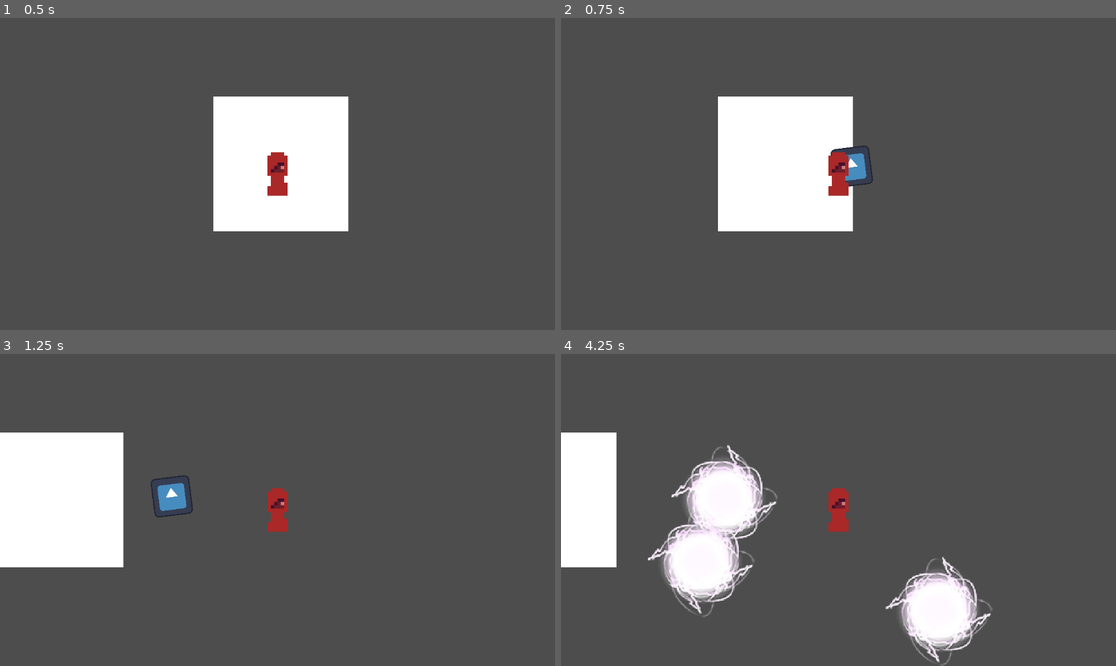
Above: before the commit, frames 1-4 (two rows, left to right).
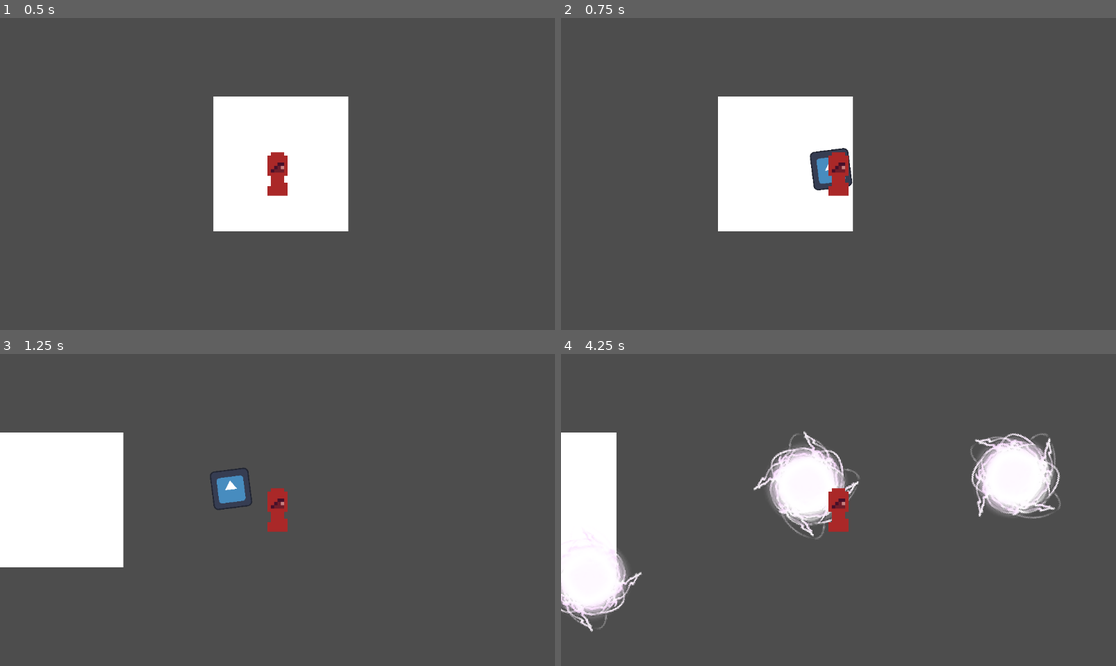
Above: after the commit, the same moments.

Repository: taborlin99/WizardStuff
Game: Godot game, scene res://scenes/main/main.tscn
Two runs of this game, one before a commit and one after it. Both use one fixed random seed, a clock stepped at 60 frames per second and the inputs below. The engine's default icon, where the game draws it, is replaced by a stand-in: a white triangle on a blue panel in a dark square.
Inputs (mouse positions are in pixels of both pictures, inside the frame that each line leads up to):
- Up to frame 1 (0.5 s): no input
- Up to frame 2 (0.75 s): tap Enter at 0.5 s; move the mouse to (960, 158) at 0.52 s; hold D (move_right) from 0.53 s (still down); click (960, 158) at 0.6 s
- Up to frame 3 (1.25 s): keep holding D (move_right)
- Up to frame 4 (4.25 s): move the mouse to (727, 525) at 1.27 s; release D (move_right) at 1.28 s; hold S (move_down) 1.28-2.03 s; click (727, 525) at 1.35 s; move the mouse to (894, 441) at 2.02 s; hold D (move_right) 2.03-2.78 s; click (894, 441) at 2.1 s; move the mouse to (810, 572) at 2.77 s; hold W (move_up) 2.78-3.53 s; click (810, 572) at 2.85 s; move the mouse to (1005, 556) at 3.52 s; hold A (move_left) from 3.53 s (still down); click (1005, 556) at 3.6 s

Frame 1 is identical in both runs. In frame 2, 0.8% of the frame differs, in the area x 44-57%, y 40-56%; in frame 3, 1.0%; in frame 4, 17%, in the area x 0-91%, y 24-100%.

Commit message:
Spell_tweaking
modified spell system, added more functions to spell_entity class

Diff:
--- a/scenes/player/player.gd
+++ b/scenes/player/player.gd
@@ -3,22 +3,22 @@
 @onready var direction : Vector2 = Vector2.ZERO
 
 func player_movement():
-	var direction : Vector2 = Input.get_vector("move_left", "move_right", "move_up", "move_down")
+	direction = Input.get_vector("move_left", "move_right", "move_up", "move_down")
 	velocity = velocity.move_toward(direction * max_speed, acceleration)
 	move_and_slide()
 
 func _process(delta):
-
 	cast_spell_chain()
 	player_movement()
 
 func get_spell_array():
-	var spell_array = ["bolt", "bomb", "slash"]
+	var spell_array = ["bolt", "bomb", "bolt"]
 	return spell_array
 
 func cast_spell_chain():
 	var spell_array = get_spell_array()
 	if Input.is_action_just_pressed("click"):
-		var sp1 = load_spell(spell_array, 0)
-		sp1.global_position = self.global_position
-		sp1.rotation = get_angle_to(get_global_mouse_position())
+		var spell = load_spell(spell_array, 0)
+		spell.global_position = self.global_position
+		spell.rotation = get_angle_to(get_global_mouse_position())
+		spell.init()
--- a/scenes/spells/bolt/bolt.gd
+++ b/scenes/spells/bolt/bolt.gd
@@ -1,25 +1,7 @@
 extends Projectile
 
-func _ready():
-	pass
 
 func _physics_process(delta):
-	local_rotation = Vector2.RIGHT.rotated(rotation)
-	velocity = velocity.move_toward(local_rotation * max_speed, acceleration)
+	standard_movement()
 	move_and_slide()
-	lifetime -= delta
-	if lifetime <= delta:
-		projectile_expired()
-
-func projectile_expired():
-	print("free")
-	if index < spell_array.size():
-		cast_spell_chain()
-	print(index)
-	print(spell_array.size())
-	queue_free()
-
-func cast_spell_chain():
-	var sp1 = load_spell(spell_array, index + 1)
-	sp1.global_position = self.global_position
-	print("test")
+	track_lifetime(delta)
--- a/scenes/spells/bolt/bolt.tscn
+++ b/scenes/spells/bolt/bolt.tscn
@@ -7,13 +7,13 @@
 
 [node name="Bolt" type="CharacterBody2D"]
 script = ExtResource("1_cro2u")
-initial_speed = 10.0
-max_speed = 30.0
-acceleration = 3.0
-lifetime = 2.0
+initial_speed = 100.0
+max_speed = 60.0
+acceleration = 1.0
+lifetime = 1.0
 
 [node name="Sprite2D" type="Sprite2D" parent="."]
-position = Vector2(16, 9.53674e-07)
+position = Vector2(-1.90735e-06, -1.13687e-13)
 scale = Vector2(0.09, 0.09)
 texture = ExtResource("2_qaobx")
 
--- a/scenes/spells/bomb/bomb.gd
+++ b/scenes/spells/bomb/bomb.gd
@@ -1,18 +1,7 @@
 extends Projectile
 
-func _ready():
-	pass
 
 func _physics_process(delta):
-	local_rotation = Vector2.RIGHT.rotated(rotation)
-	velocity = velocity.move_toward(local_rotation * max_speed, acceleration)
+	standard_movement()
 	move_and_slide()
-
-	lifetime -= delta
-	if lifetime <= delta:
-		projectile_expired()
-
-func projectile_expired():
-	print("free")
-
-	queue_free()
+	track_lifetime(delta)
--- a/scenes/spells/bomb/bomb.tscn
+++ b/scenes/spells/bomb/bomb.tscn
@@ -6,11 +6,11 @@
 [sub_resource type="CircleShape2D" id="CircleShape2D_yv147"]
 
 [node name="Bomb" type="CharacterBody2D"]
-position = Vector2(7, 0)
+position = Vector2(13, 0)
 script = ExtResource("1_3i2o3")
-max_speed = 10.0
-acceleration = 10.0
-lifetime = 5.0
+initial_speed = 50.0
+acceleration = 0.5
+lifetime = 3.0
 
 [node name="Sprite2D" type="Sprite2D" parent="."]
 scale = Vector2(0.333333, 0.333333)
--- a/scenes/spells/slash/slash.gd
+++ b/scenes/spells/slash/slash.gd
@@ -2,26 +2,3 @@
 
 func _ready():
 	pass
-
-func _physics_process(delta):
-	local_rotation = Vector2.RIGHT.rotated(rotation)
-	velocity = velocity.move_toward(local_rotation * max_speed, acceleration)
-	move_and_slide()
-
-	lifetime -= delta
-	if lifetime <= delta:
-		projectile_expired()
-
-func projectile_expired():
-	print("free")
-	queue_free()
-
-func get_spell_array():
-	var spell_array = ["bolt", "bolt", "bolt"]
-	return spell_array
-
-func cast_spell_chain():
-	var spell_array = get_spell_array()
-	var sp1 = load_spell(spell_array[1])
-	sp1.global_position = self.global_position
-	sp1.rotation = self.rotation
--- a/scripts/entities/entity.gd
+++ b/scripts/entities/entity.gd
@@ -45,7 +45,8 @@
 func load_spell(spell_array, index):
 	var scene = load("res://scenes/spells/" + spell_array[index] + "/" + spell_array[index] + ".tscn")
 	var scenenode = scene.instantiate()
-	scenenode.index = index
+	scenenode.index = index + 1
 	scenenode.spell_array = spell_array
 	get_node("/root").add_child(scenenode)
+	print(index)
 	return scenenode
--- a/scripts/entities/projectileentity.gd
+++ b/scripts/entities/projectileentity.gd
@@ -1,10 +1,10 @@
 extends CharacterBody2D
 class_name Projectile
 
+var spell_ready : bool
 @onready var index : int
 @onready var spell_array : Array
 @onready var local_rotation : Vector2
-
 @export var initial_speed : float
 @export var max_speed : float
 @export var acceleration : float
@@ -17,12 +17,35 @@
 @export var peircing : bool
 
 
+func init():
+	velocity = (Vector2.RIGHT.rotated(rotation) * initial_speed)
+
+func standard_movement():
+	local_rotation = Vector2.RIGHT.rotated(rotation)
+	velocity = velocity.move_toward(local_rotation * max_speed, acceleration)
+
 func load_spell(spell_array, index):
-	self.index = index
-	self.spell_array = spell_array
 	var scene = load("res://scenes/spells/" + spell_array[index] + "/" + spell_array[index] + ".tscn")
 	var scenenode = scene.instantiate()
-	scenenode.index = index
+	scenenode.index = index + 1
 	scenenode.spell_array = spell_array
 	get_node("/root").add_child(scenenode)
+	print(index)
 	return scenenode
+
+
+func cast_spell_chain():
+	if index < spell_array.size():
+		var spell = load_spell(spell_array, index)
+		spell.global_position = self.global_position
+		spell.rotation = self.global_rotation
+		spell.init()
+
+func projectile_expired():
+	cast_spell_chain()
+	queue_free()
+
+func track_lifetime(delta):
+	lifetime -= delta
+	if lifetime <= 0:
+		projectile_expired()
